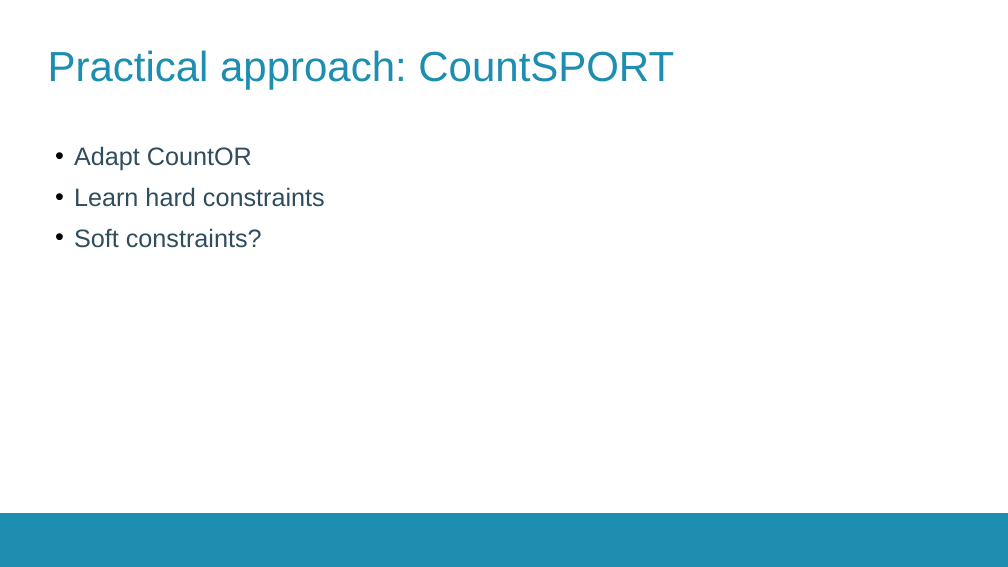
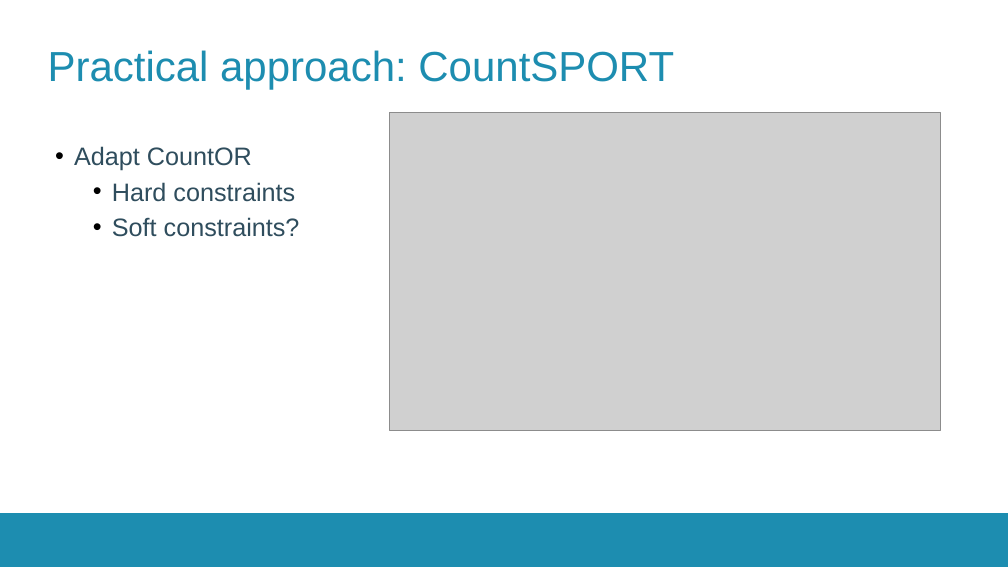
Before and after one commit to TomDBTechB/RoundRobinGenerator, a slide deck: slide 7 of Presentations/intermediate presentation 2.odp. Drawn at 1008x567 pixels with LibreOffice and Linux fonts; fonts in the diff are those of the drawing; grey boxes stand for pictures; background and template pictures are left out. Boxes give left, top, right and bottom in pixels: in the first picture for what was removed or moved away, otherwise in the second. Text is boxed around its words. In the diff, an @@ line names an element or a change of style, - is before the commit and + after.

Commit message:
more images + ppt

```diff
--- a/Presentations/intermediate presentation 2.odp
+++ b/Presentations/intermediate presentation 2.odp
@@ picture added at [389, 113, 941, 430] @@
@@ text at [112, 182, 295, 202]: text changed @@
-• Learn hard constraints
+  • Hard constraints
@@ text at [112, 217, 300, 237]: list level 1 to 2 in "Soft constraints?" @@
```
Also in this commit, not shown: 5 other slides changed, 1 other file.
